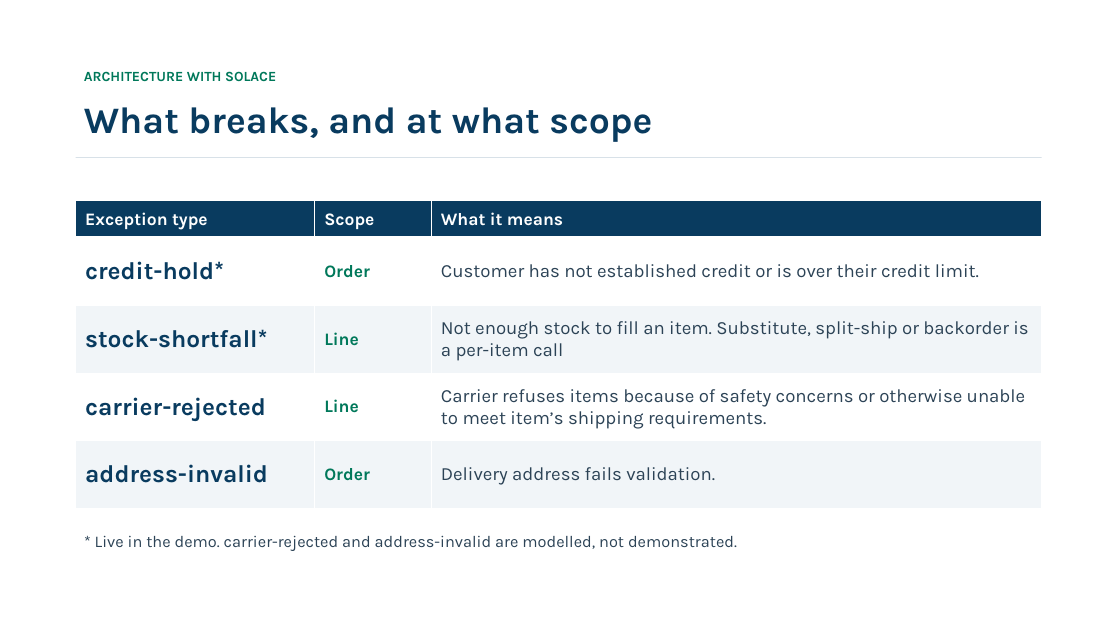
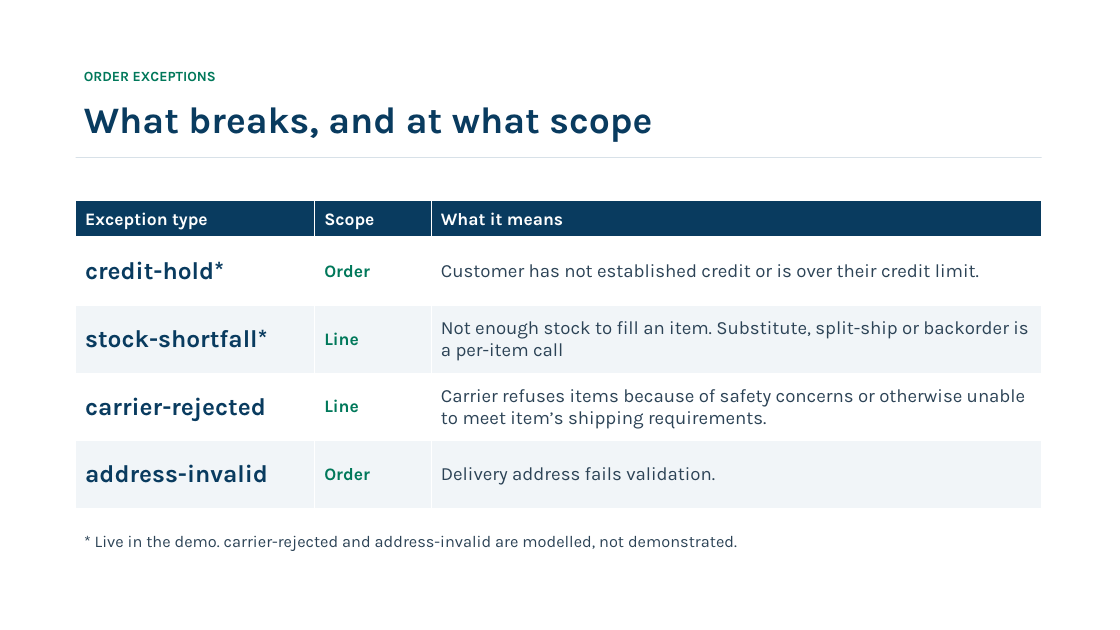
Before and after one commit to aaugust/solace-order-exceptions, a slide deck: slide 7 of presentation/Solace-Demo-Meridian-2026-09-04.pptx. Drawn at 1120x630 pixels with LibreOffice and Linux fonts; fonts in the diff are those of the drawing. Boxes give left, top, right and bottom in pixels: in the first picture for what was removed or moved away, otherwise in the second. Text is boxed around its words. In the diff, an @@ line names an element or a change of style, - is before the commit and + after.

```diff
--- a/presentation/Solace-Demo-Meridian-2026-09-04.pptx
+++ b/presentation/Solace-Demo-Meridian-2026-09-04.pptx
@@ text at bbox=[84, 71, 216, 82]: text changed @@
-ARCHITECTURE WITH SOLACE
+ORDER EXCEPTIONS
```
Also in this commit, not shown: 5 other slides changed, 6 other files.
